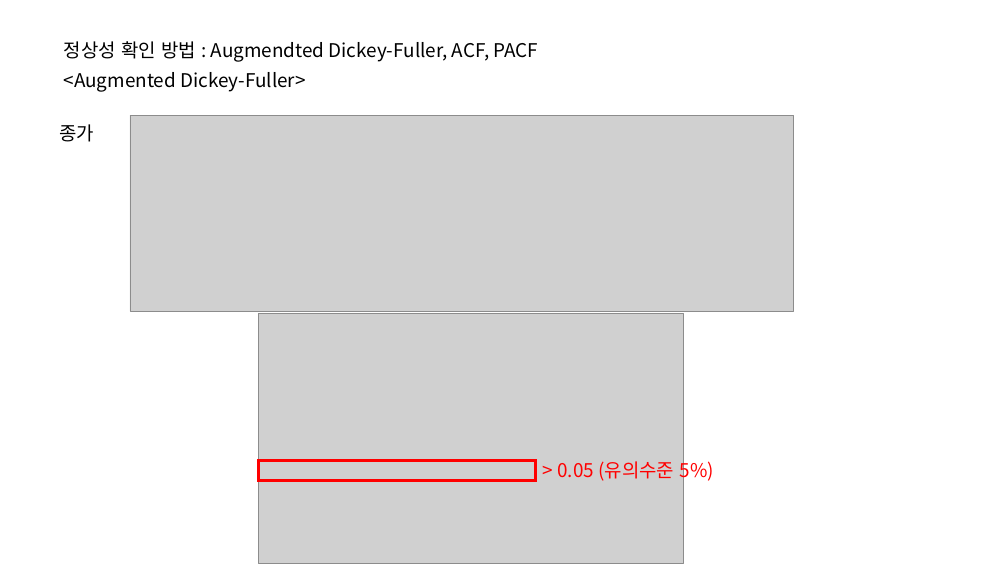
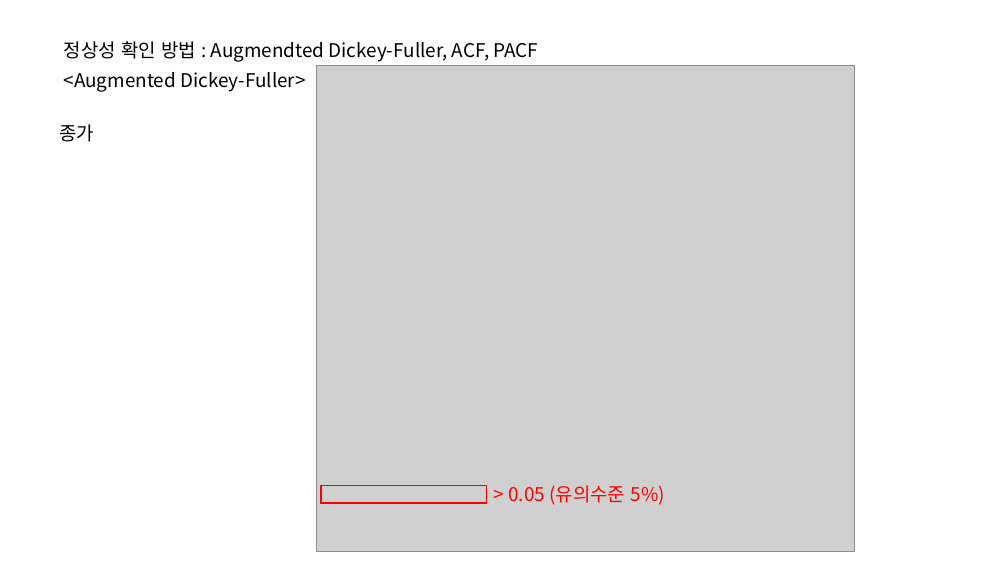
Before and after one commit to ejihoon6065/Project_TurnAround, a slide deck: slide 16 of YG엔터주분석/멘토님미팅발표자료/ARIMA모델_ppt2.pptx (slide 15 before the commit). Drawn at 1008x567 pixels with LibreOffice and Linux fonts; fonts in the diff are those of the drawing; grey boxes stand for pictures. Boxes give left, top, right and bottom in pixels: in the first picture for what was removed or moved away, otherwise in the second. Text is boxed around its words. In the diff, an @@ line names an element or a change of style, - is before the commit and + after.

```diff
--- a/YG엔터주분석/멘토님미팅발표자료/ARIMA모델_ppt2.pptx
+++ b/YG엔터주분석/멘토님미팅발표자료/ARIMA모델_ppt2.pptx
@@ picture added at <box>317,66,854,552</box> @@
@@ picture removed at <box>130,115,794,311</box> @@
@@ picture removed at <box>259,313,683,563</box> @@
@@ text "> 0.05 (유의수준 5%)" rewrapped from <box>557,458,714,483</box> to <box>508,485,665,505</box> @@
@@ rectangle: place and size @@
-rectangle at <box>259,461,535,480</box>
+rectangle at <box>321,485,487,503</box>
@@ rectangle at <box>321,485,487,503</box>: outline #FF0000 3 pt to #FF0000 1.5 pt @@
```
Also in this commit, not shown: 7 other slides changed, 10 slides added, 5 slides removed, 8 other files.
